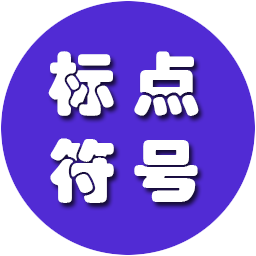
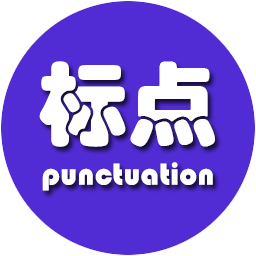
Revision of a layered 256 × 256 image; what changed, layer by layer:
showed "punctuation" (1st of 2), painted on it over [42,155,213,191]
showed "标点", painted on it over [39,61,215,158]
renamed "符 号" to "punctuation", hid it, painted on it over [42,138,222,203]
hid "标 点" over [48,51,199,116]